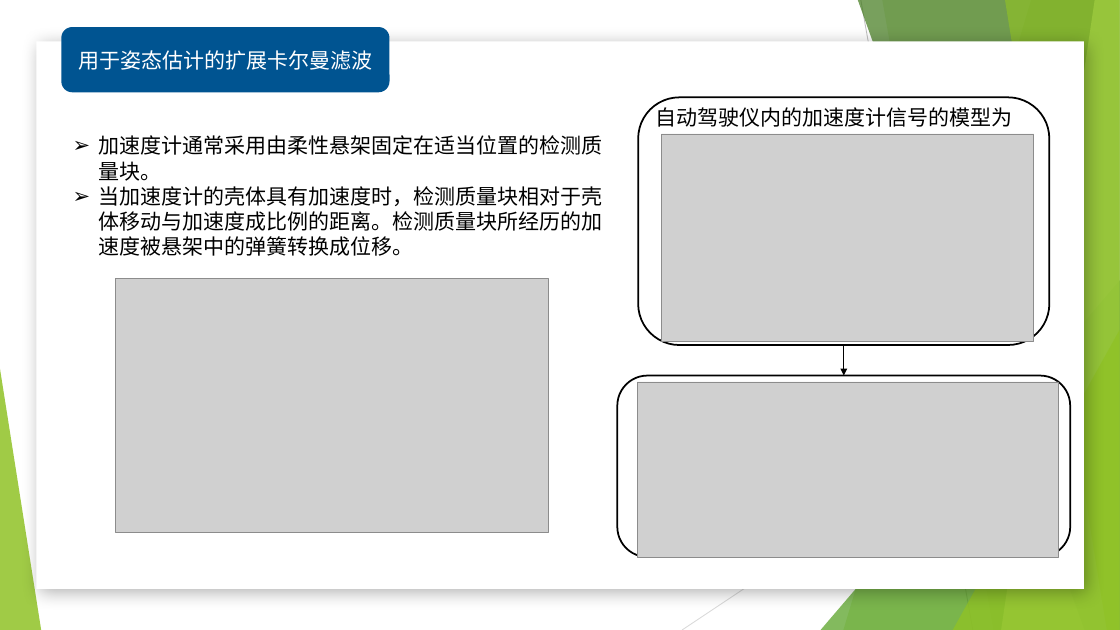
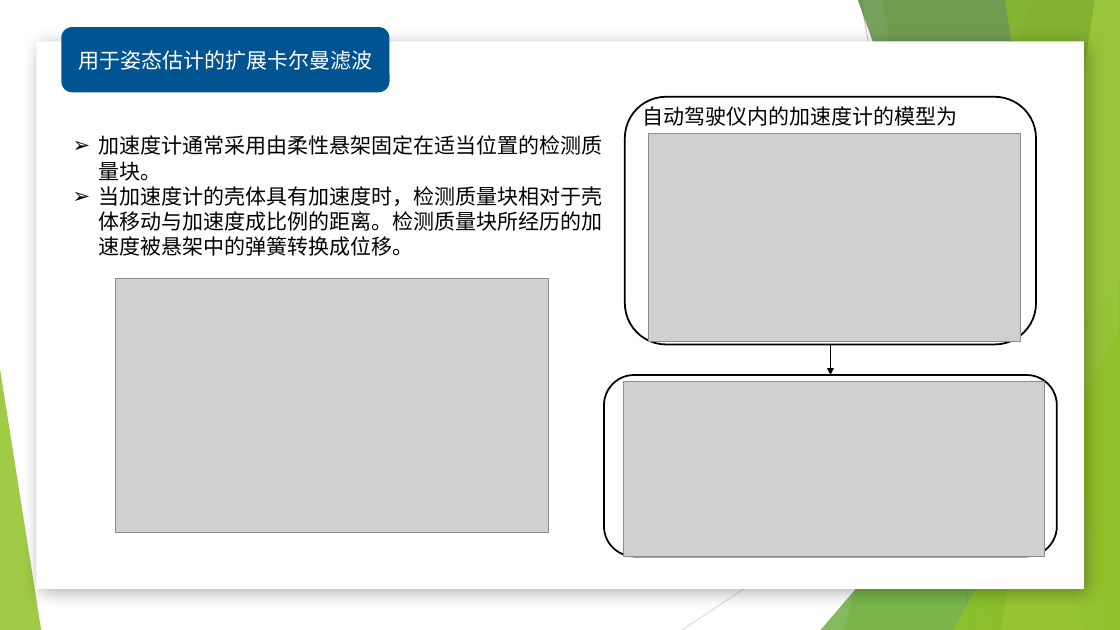
Before and after one commit to Substantiv/FastPlanner, a slide deck: slide 7 of StateEstimate/扩展卡尔曼滤波器及其在固定翼飞机状态估计中的应用.pptx. Drawn at 1120x630 pixels with LibreOffice and Linux fonts; fonts in the diff are those of the drawing; grey boxes stand for pictures; background and template pictures are left out. Boxes give left, top, right and bottom in pixels: in the first picture for what was removed or moved away, otherwise in the second. Text is boxed around its words. In the diff, an @@ line names an element or a change of style, - is before the commit and + after.

```diff
--- a/StateEstimate/扩展卡尔曼滤波器及其在固定翼飞机状态估计中的应用.pptx
+++ b/StateEstimate/扩展卡尔曼滤波器及其在固定翼飞机状态估计中的应用.pptx
@@ text at <box>642,103,957,126</box>: text changed @@
-自动驾驶仪内的加速度计信号的模型为
+自动驾驶仪内的加速度计的模型为
@@ 2 pictures, 2 rounded rectangles, 1 arrow: place and size @@
-2 pictures, 2 rounded rectangles, 1 arrow at <box>618,97,1070,557</box>
+2 pictures, 2 rounded rectangles, 1 arrow at <box>604,97,1057,556</box>
```
Also in this commit, not shown: 9 other slides changed, 9 other files.
